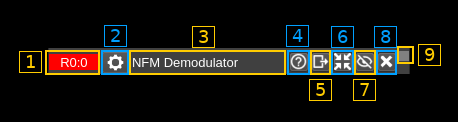
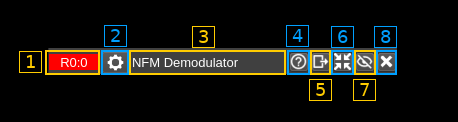
The second 458x122 image is a revision of the first. Changes to its layers:
removed layer "9" over <box>418,44,441,66</box>
removed layer "Overlay_09" over <box>397,46,414,64</box>
painted on "Pasted Layer" over <box>397,48,410,74</box>
